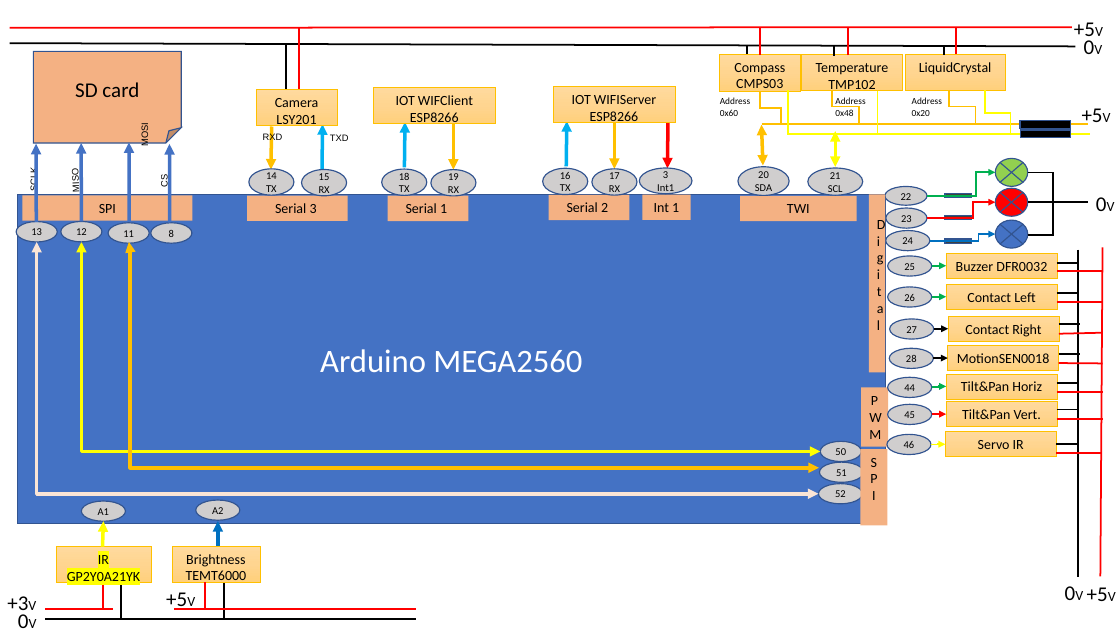
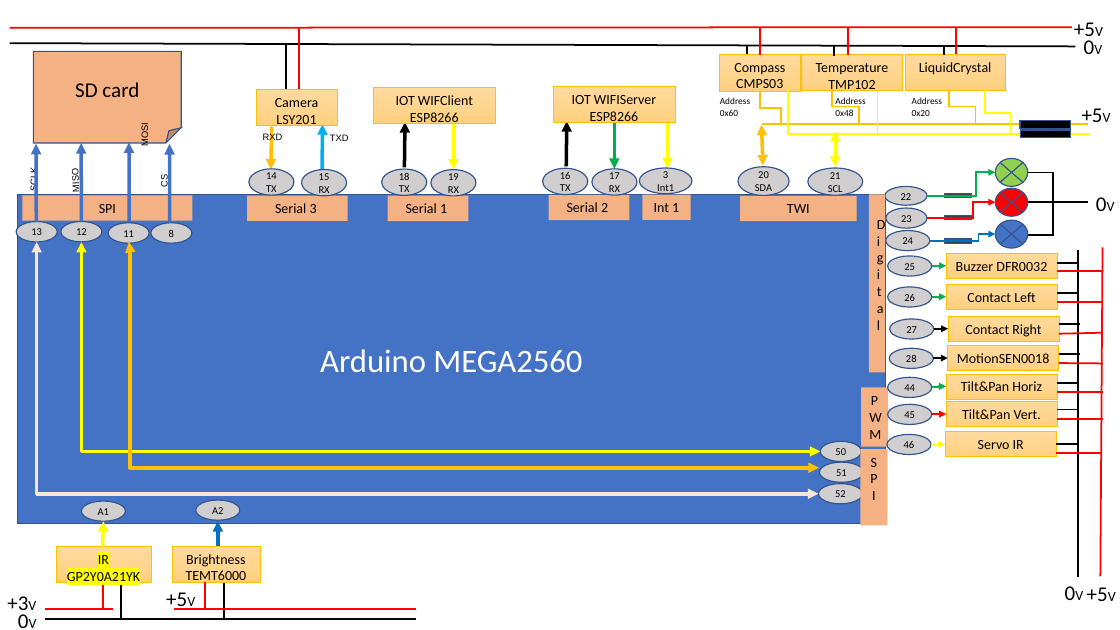
Before and after one commit to RobotEdh/RobotMicroControl, a slide deck: slide 2 of libraries/Diagramm Robot v2.pptx (slide 1 before the commit). Drawn at 1120x630 pixels with LibreOffice and Linux fonts; fonts in the diff are those of the drawing. Boxes give left, top, right and bottom in pixels: in the first picture for what was removed or moved away, otherwise in the second. Text is boxed around its words. In the diff, an @@ line names an element or a change of style, - is before the commit and + after.

```diff
--- a/libraries/Diagramm Robot v2.pptx
+++ b/libraries/Diagramm Robot v2.pptx
@@ arrow (405, 122) - (404, 167): stroke #00B0F0 3 pt to #000000 3 pt @@
@@ arrow (454, 122) - (454, 170): stroke #FFC000 3 pt to #FFFF00 3 pt @@
@@ arrow (567, 121) - (566, 166): stroke #00B0F0 3 pt to #000000 3 pt @@
@@ arrow (614, 121) - (614, 169): stroke #FFC000 3 pt to #00B050 3 pt @@
@@ arrow (668, 122) - (668, 168): stroke #FF0000 3 pt to #FFFF00 3 pt @@
```
Also in this commit, not shown: 3 other slides changed, 1 slide added, 10 other files.
